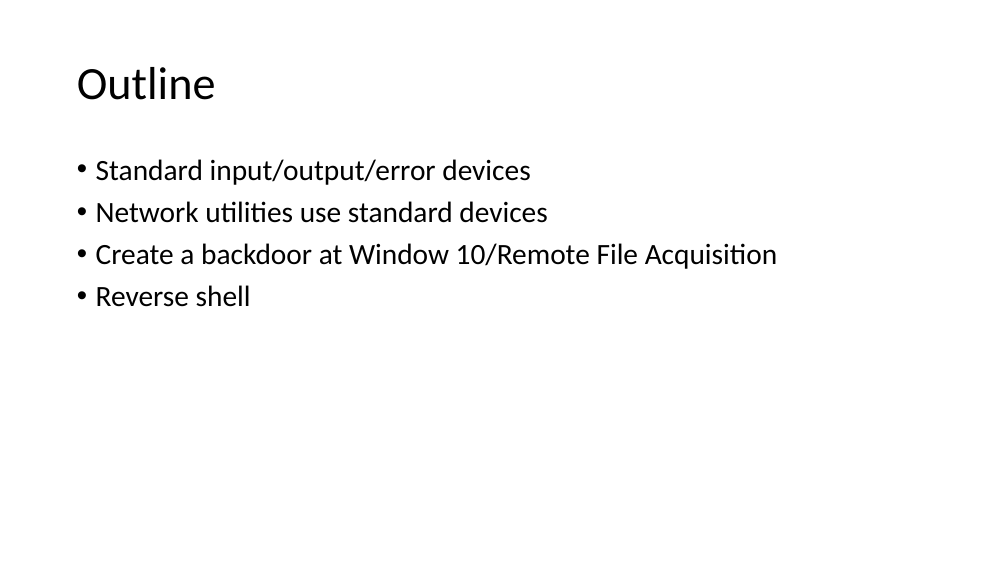
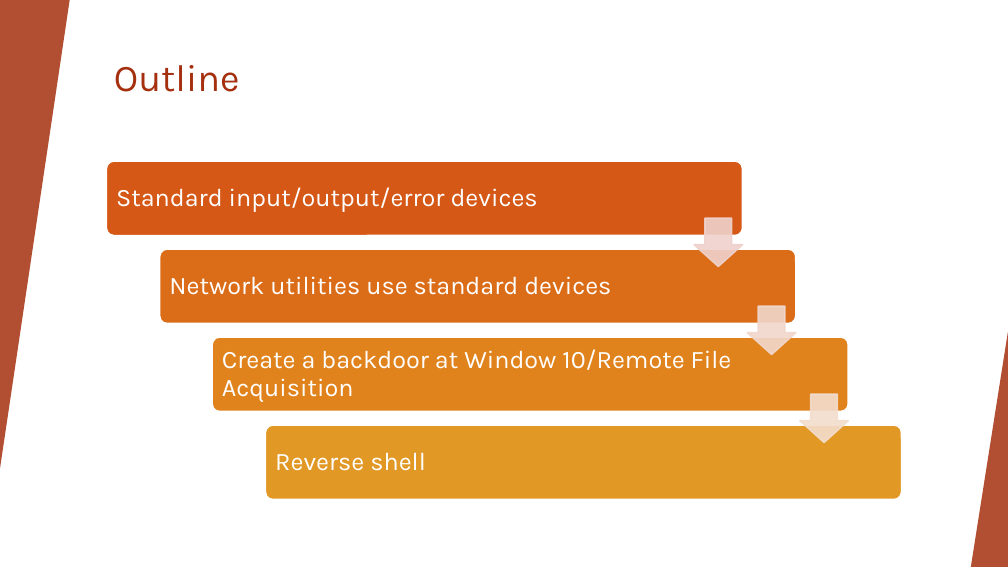
Before and after one commit to sajinshivdas/Digital-Forensics-Lab, a slide deck: slide 2 of Basic_Computer_Skills_for_Forensics/4_Advanced_linux_command_line.pptx. Drawn at 1008x567 pixels with LibreOffice and Linux fonts; fonts in the diff are those of the drawing; background and template pictures are left out. Boxes give left, top, right and bottom in pixels: in the first picture for what was removed or moved away, otherwise in the second. Text is boxed around its words. In the diff, an @@ line names an element or a change of style, - is before the commit and + after.

```diff
--- a/Basic_Computer_Skills_for_Forensics/4_Advanced_linux_command_line.pptx
+++ b/Basic_Computer_Skills_for_Forensics/4_Advanced_linux_command_line.pptx
@@ rectangle added at bbox=[0, 0, 1008, 567], fill #FFFFFF @@
@@ triangle added at bbox=[0, 0, 70, 469], fill #A5300F at 85% opacity @@
@@ title "Outline": place and size @@
-title "Outline" at bbox=[77, 67, 216, 100]
+title "Outline" at bbox=[114, 65, 239, 92]
@@ title "Outline" at bbox=[114, 65, 239, 92]: size 44 to 36 pt, font Calibri to Karla, text colour #000000 to #A5300F; line spacing 0.9 to 1; vertical alignment middle to top @@
@@ text removed at bbox=[96, 159, 777, 307] @@
-• Standard input/output/error devices
-• Network utilities use standard devices
-• Create a backdoor at Window 10/Remote File Acquisition
-• Reverse shell
@@ group added at bbox=[0, 0, 1008, 567]: 5 freeform shapes, 3 triangles, 2 lines @@
@@ triangle added at bbox=[971, 332, 1008, 567], fill #A5300F at 85% opacity @@
@@ group added at bbox=[107, 161, 901, 499]: 4 rounded rectangles, 4 texts, 3 down arrows @@
+Standard input/output/error devices
+Network utilities use standard devices
+Create a backdoor at Window 10/Remote File Acquisition
+Reverse shell
```
Also in this commit, not shown: 31 other slides changed.
